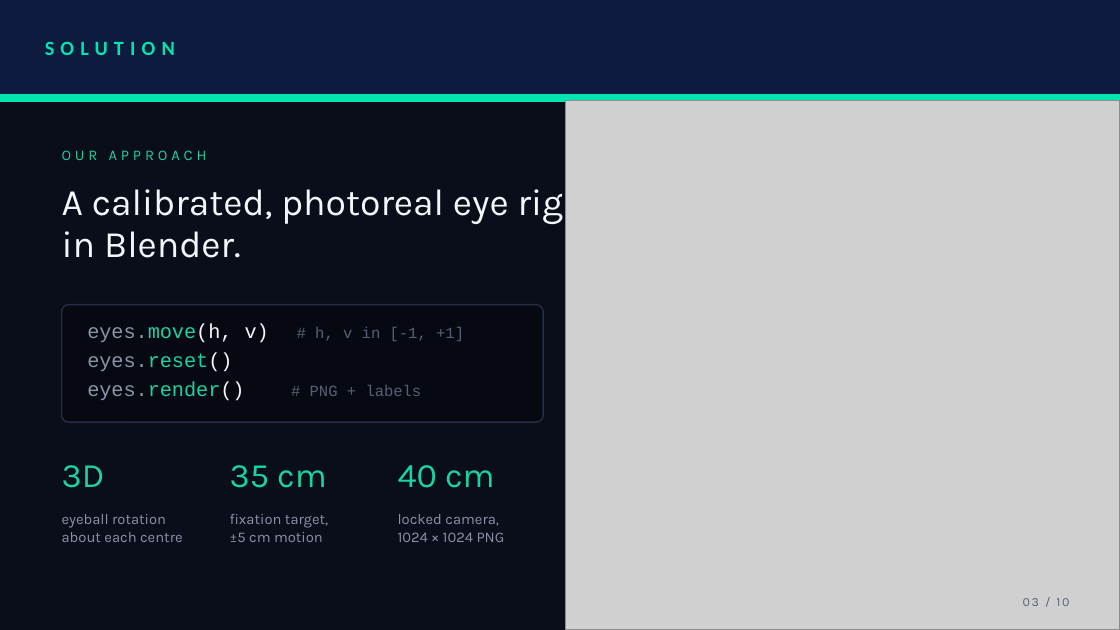
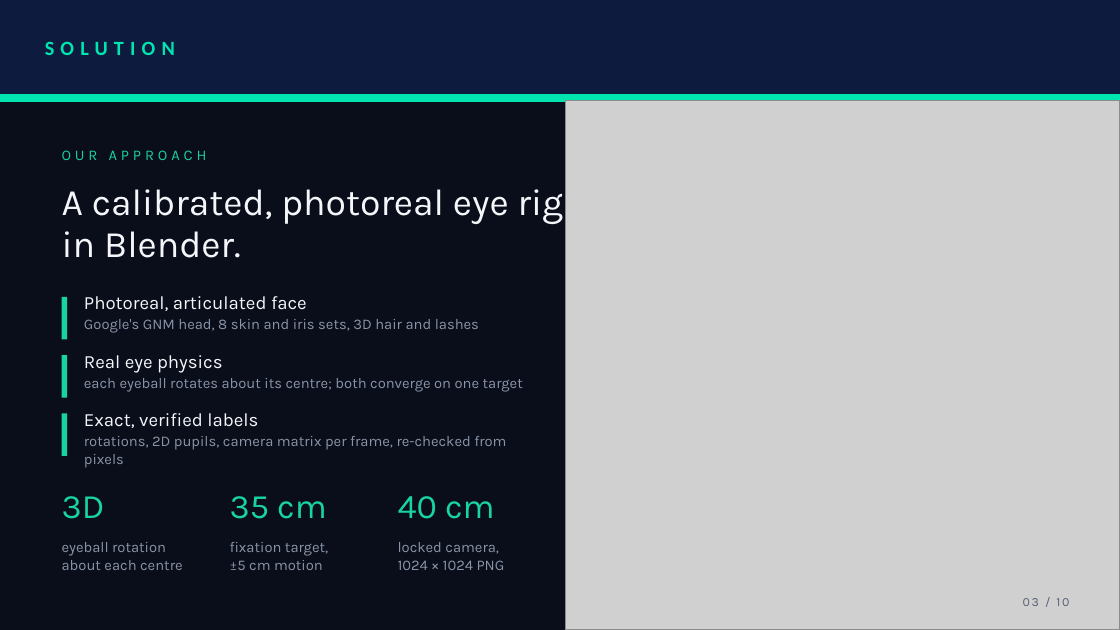
Before and after one commit to rocklef/xr-hackathon-track1, a slide deck: slide 3 of presentation/SRMIST_Rocklef.pptx. Drawn at 1120x630 pixels with LibreOffice and Linux fonts; fonts in the diff are those of the drawing; grey boxes stand for pictures. Boxes give left, top, right and bottom in pixels: in the first picture for what was removed or moved away, otherwise in the second. Text is boxed around its words. In the diff, an @@ line names an element or a change of style, - is before the commit and + after.

```diff
--- a/presentation/SRMIST_Rocklef.pptx
+++ b/presentation/SRMIST_Rocklef.pptx
@@ rectangle added at box(62, 297, 67, 339), fill #19D3A2 @@
@@ text at box(84, 296, 479, 333): text changed; size 13 to 9.5 pt; font Courier New to Karla; text colour #556075 to #8A94A8 @@
-eyes.move(h, v) # h, v in [-1, +1]
-eyes.reset()
-eyes.render() # PNG + labels
+Photoreal, articulated face
+Google's GNM head, 8 skin and iris sets, 3D hair and lashes
@@ rounded rectangle removed at box(62, 305, 543, 422) @@
@@ rectangle added at box(62, 355, 67, 398), fill #19D3A2 @@
@@ text added at box(84, 355, 523, 392), 9.5 pt, text #8A94A8 @@
+Real eye physics
+each eyeball rotates about its centre; both converge on one target
@@ rectangle added at box(62, 413, 67, 456), fill #19D3A2 @@
@@ text added at box(84, 413, 506, 468), 9.5 pt, text #8A94A8 @@
+Exact, verified labels
+rotations, 2D pupils, camera matrix per frame, re-checked from pixels
@@ 6 texts: place and size @@
-6 texts at box(62, 465, 505, 542)
+6 texts at box(62, 496, 505, 570)
```
Also in this commit, not shown: 1 other file.
